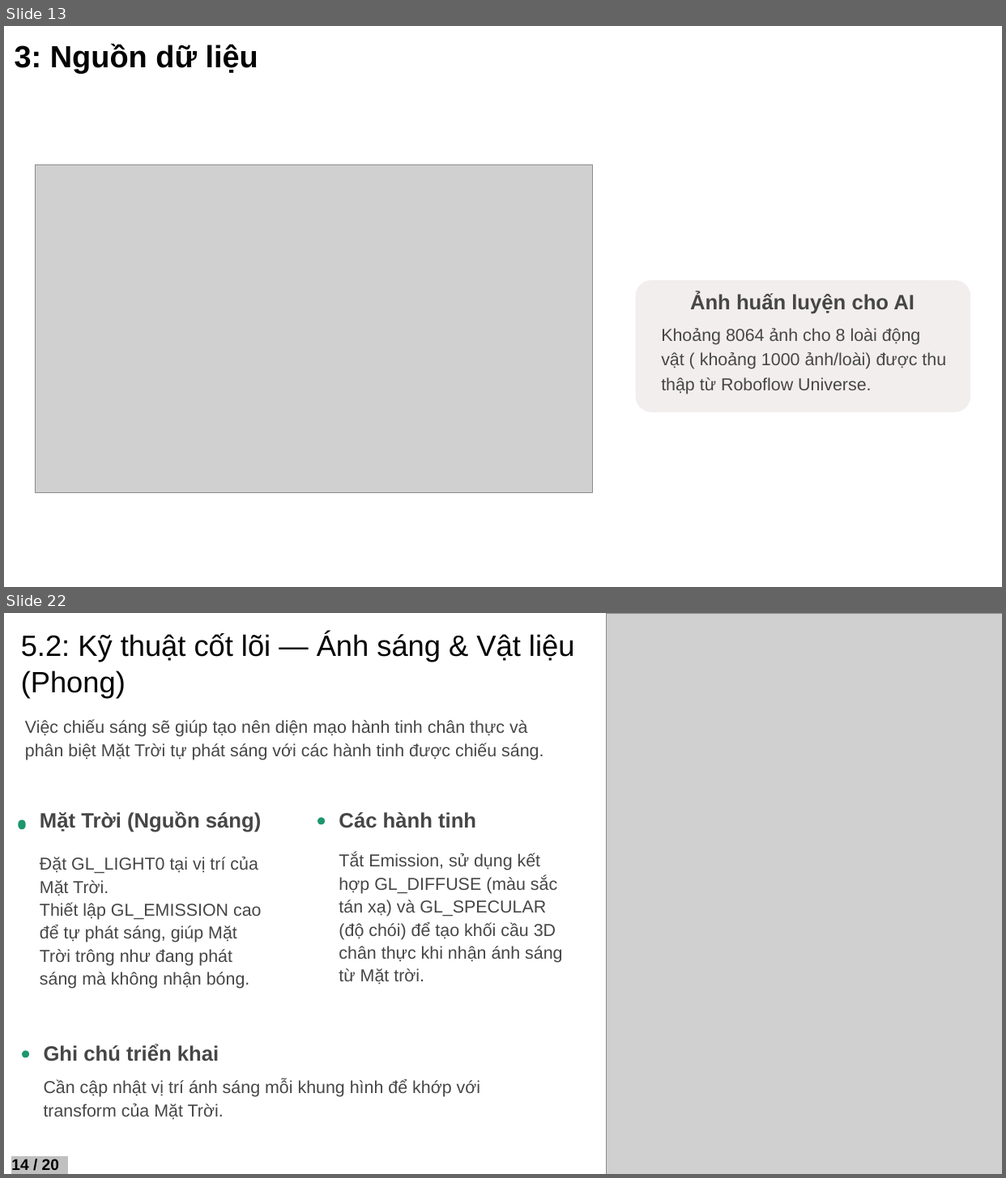
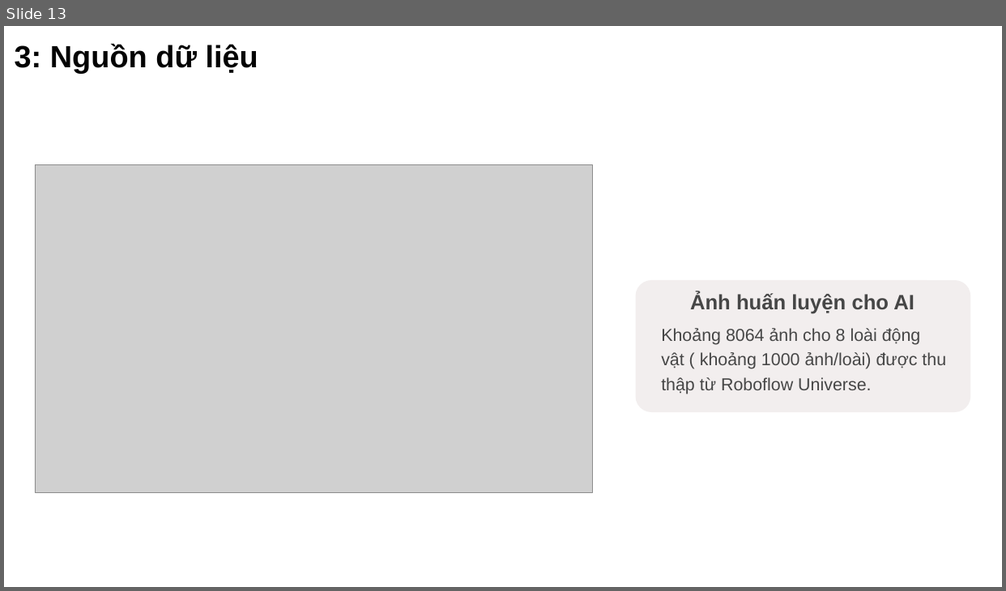
Before and after one commit to NguyenTAnh2005/IntelligentSystem_Vu_Hai_Anh, a slide deck: final_project/reports/Bao_Cao/baocao.pptx. Shown one above the other, each under a label of ours: slides 13 and 22 before the commit, slide 13 after it; the slides between them are not shown. The pictures are 1006x1178 and 1006x591 pixels, drawn with LibreOffice and Linux fonts; fonts in the diff are those of the drawing; grey boxes stand for pictures; background and template pictures are left out. Boxes give left, top, right and bottom in pixels: in the first picture for what was removed or moved away, otherwise in the second. Text is boxed around its words. In the diff, an @@ line names an element or a change of style, - is before the commit and + after.

```diff
--- a/final_project/reports/Bao_Cao/baocao.pptx
+++ b/final_project/reports/Bao_Cao/baocao.pptx
@@ slide 22 removed at (4,613,1002,1174), background #000000; not listed: 1 template element that a slide beside it also shows @@
@@ text removed at (21,633,575,699) @@
-5.2: Kỹ thuật cốt lõi — Ánh sáng & Vật liệu (Phong)
@@ picture removed at (607,613,1002,1174) @@
@@ text removed at (25,719,543,760) @@
-Việc chiếu sáng sẽ giúp tạo nên diện mạo hành tinh chân thực và phân biệt Mặt Trời tự phát sáng với các hành tinh được chiếu sáng.
@@ rounded rectangle removed at (19,820,26,830) @@
@@ text removed at (40,811,261,833) @@
-Mặt Trời (Nguồn sáng)
@@ rounded rectangle removed at (317,818,326,825) @@
@@ text removed at (339,812,476,828) @@
-Các hành tinh
@@ text removed at (339,854,562,985) @@
-Tắt Emission, sử dụng kết hợp GL_DIFFUSE (màu sắc tán xạ) và GL_SPECULAR (độ chói) để tạo khối cầu 3D chân thực khi nhận ánh sáng từ Mặt trời.
@@ text removed at (40,857,262,989) @@
-Đặt GL_LIGHT0 tại vị trí của Mặt Trời.
-Thiết lập GL_EMISSION cao để tự phát sáng, giúp Mặt Trời trông như đang phát sáng mà không nhận bóng.
@@ text removed at (44,1045,219,1062) @@
-Ghi chú triển khai
@@ rounded rectangle removed at (22,1051,30,1059) @@
@@ text removed at (44,1080,481,1120) @@
-Cần cập nhật vị trí ánh sáng mỗi khung hình để khớp với transform của Mặt Trời.
@@ text removed at (11,1159,59,1170) @@
-14 / 20
```
Also in this commit, not shown: 7 slides changed, 27 slides added, 13 other slides removed, 2 other files.
